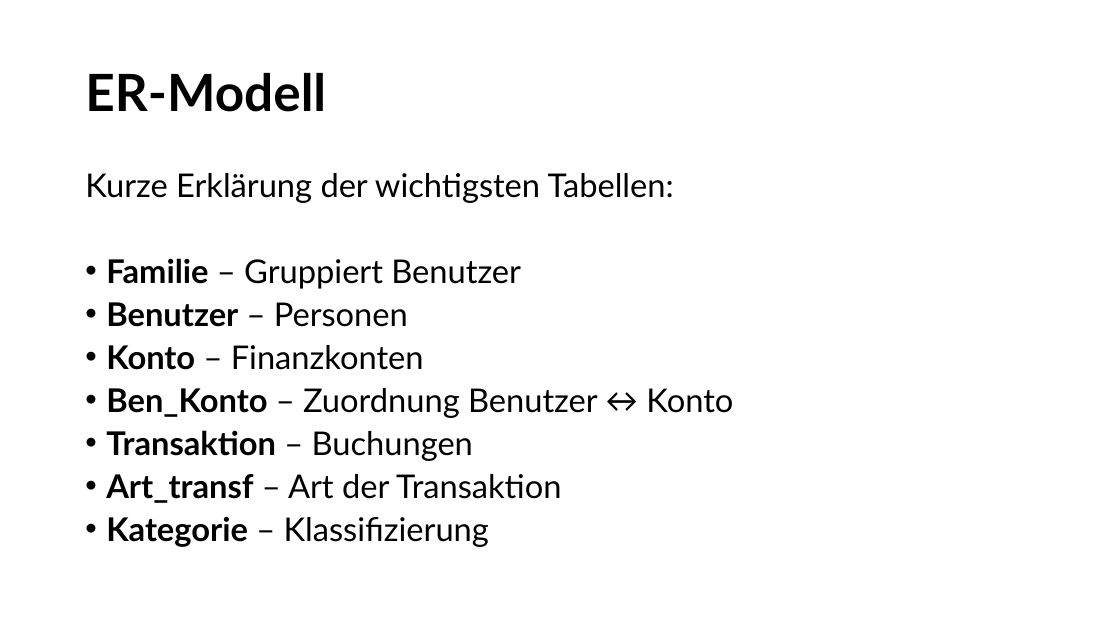
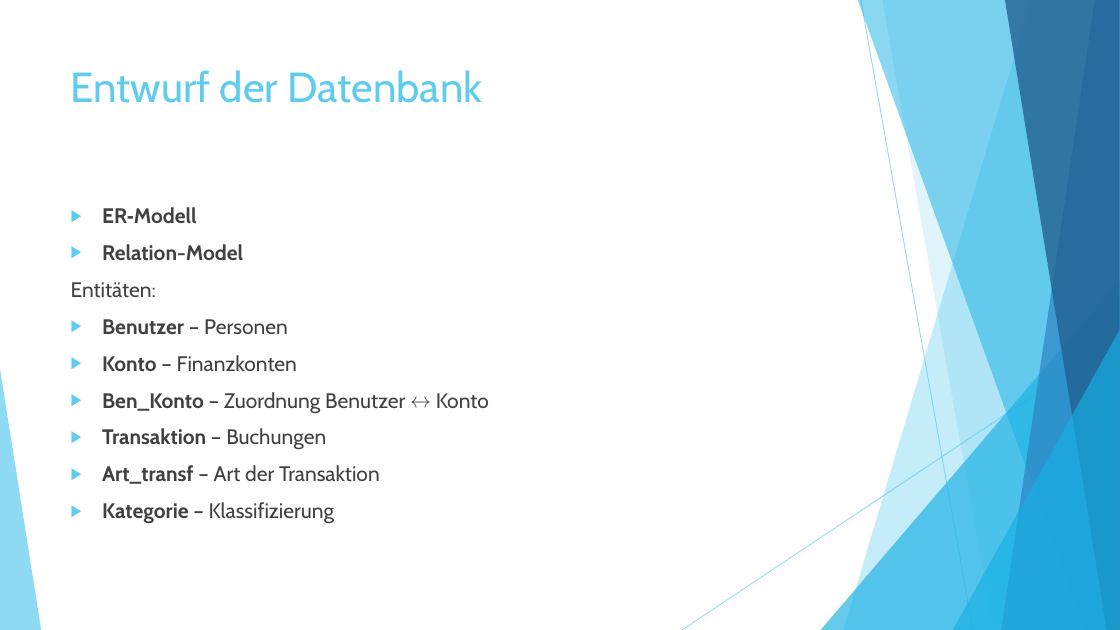
Before and after one commit to MaryGh20/Budgetverwaltungsssystem1, a slide deck: slide 7 of Doc/vorschlag1.pptx (slide 4 before the commit). Drawn at 1120x630 pixels with LibreOffice and Linux fonts; fonts in the diff are those of the drawing. Boxes give left, top, right and bottom in pixels: in the first picture for what was removed or moved away, otherwise in the second. Text is boxed around its words. In the diff, an @@ line names an element or a change of style, - is before the commit and + after.

Commit message:
ppt1

```diff
--- a/Doc/vorschlag1.pptx
+++ b/Doc/vorschlag1.pptx
@@ title "Entwurf der Datenbank" at bbox=[71, 70, 483, 103]: vertical alignment middle to top @@
@@ title at bbox=[71, 70, 483, 103]: text changed; size 44 to 36 pt; font Lato to Cabin; text colour #000000 to #5FCBEF; bold off @@
-ER‑Modell
+Entwurf der Datenbank
@@ text "ER‑Modell": place and size @@
-text "ER‑Modell" at bbox=[85, 173, 733, 547]
+text "ER‑Modell" at bbox=[71, 207, 489, 524]
@@ text at bbox=[71, 207, 243, 297]: text changed; size 28 to 18 pt; font Lato to Cabin; text colour #000000 to #404040; bold on @@
-Kurze Erklärung der wichtigsten Tabellen:
-• Familie – Gruppiert Benutzer
+▶ ER‑Modell
+▶ Relation-Model
+Entitäten:
@@ text at bbox=[102, 319, 489, 524]: size 28 to 18 pt, font Lato to Cabin, text colour #000000 to #404040 in "Benutzer – Personen", "Konto – Finanzkonten", "Ben_Konto – Zuordnung Benutzer ↔ Konto", "Transaktion – Buchungen" and 2 more places; bullet • to ▶; line spacing 0.8 to 1 @@
@@ group added at bbox=[0, 0, 1120, 630]: 5 freeform shapes, 3 triangles, 2 lines @@
```
Also in this commit, not shown: 6 other slides changed, 8 slides added, 2 slides removed.
